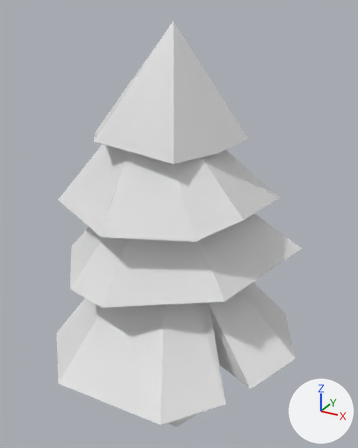
One commit to the FBX model SourceArt/Tree2.fbx: the scene before it, then after it.
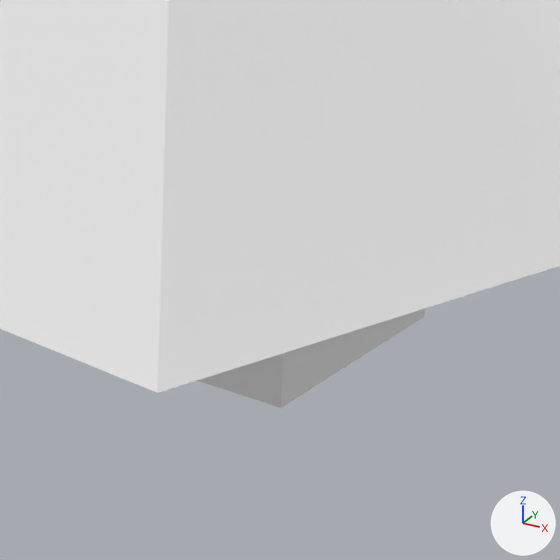
Old and new are each drawn whole from a camera (50 mm lens) standing at (1.58, -2.85, 2.98) and looking at (0.02, -0.01, 1.56) and again close up on the part from 39% to 60% of the width and 83% to 100% of the height. The axes (+X, +Y, +Z) are drawn at lower right. The lights are the same throughout. Where no turn or scale is listed for an object, it has been applied to the vertices. Vertices at the same position are counted once.
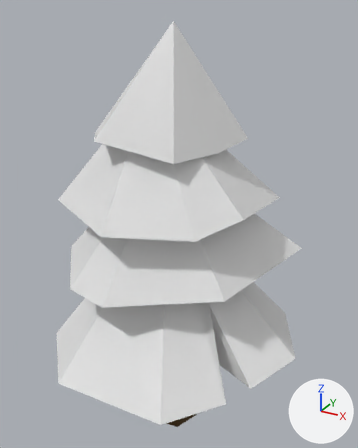
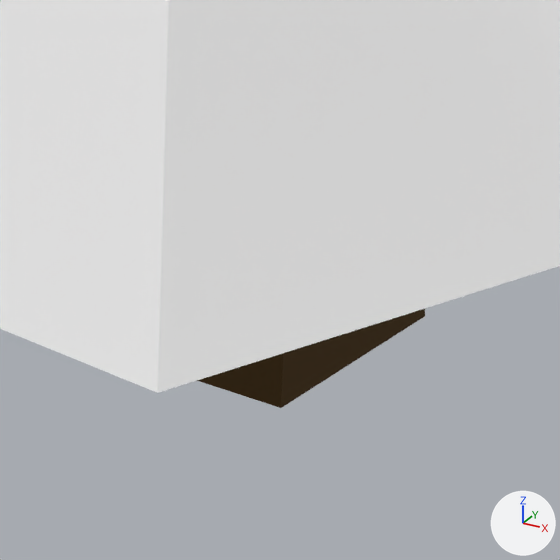
Pixel boxes (x1, y1, x2, y2) of what changed, in the close-ups (560 x 560 px):
part 1 of me_cube, recoloured (white to brown)
    both: (197, 309, 425, 408)

Patch to the scene script:
```diff
--- a/SourceArt/Tree2.fbx.py
+++ b/SourceArt/Tree2.fbx.py
@@ mat_material @@
+mat_material = principled_material('Material')
+mat_material.base_color = (0.0607, 0.029, 0.0019)  # brown #463006
+mat_material.roughness = 1.0
@@ me_cube @@
 me_cube.from_pydata(...)  # 60 vertices, 50 faces; spans x -0.94..0.97, y -0.96..0.74, z -0.2..2.91
 # used by ob_cube; location = (0.0, 0.0, 0.0)
+# me_cube part 1: all 8 faces centred in x -0.08..0.1, y -0.11..0.08, z -0.17..0.95 switch from mat_material_005 (white #e7e7e7) to mat_material (brown #463006)
```
